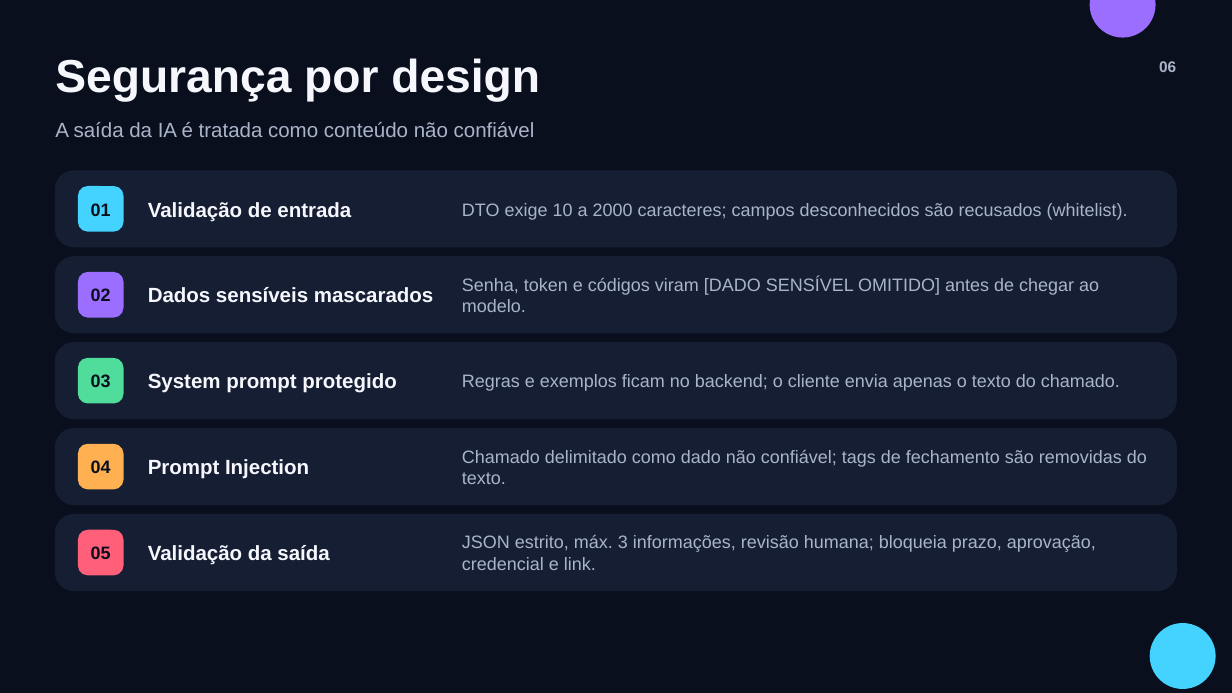
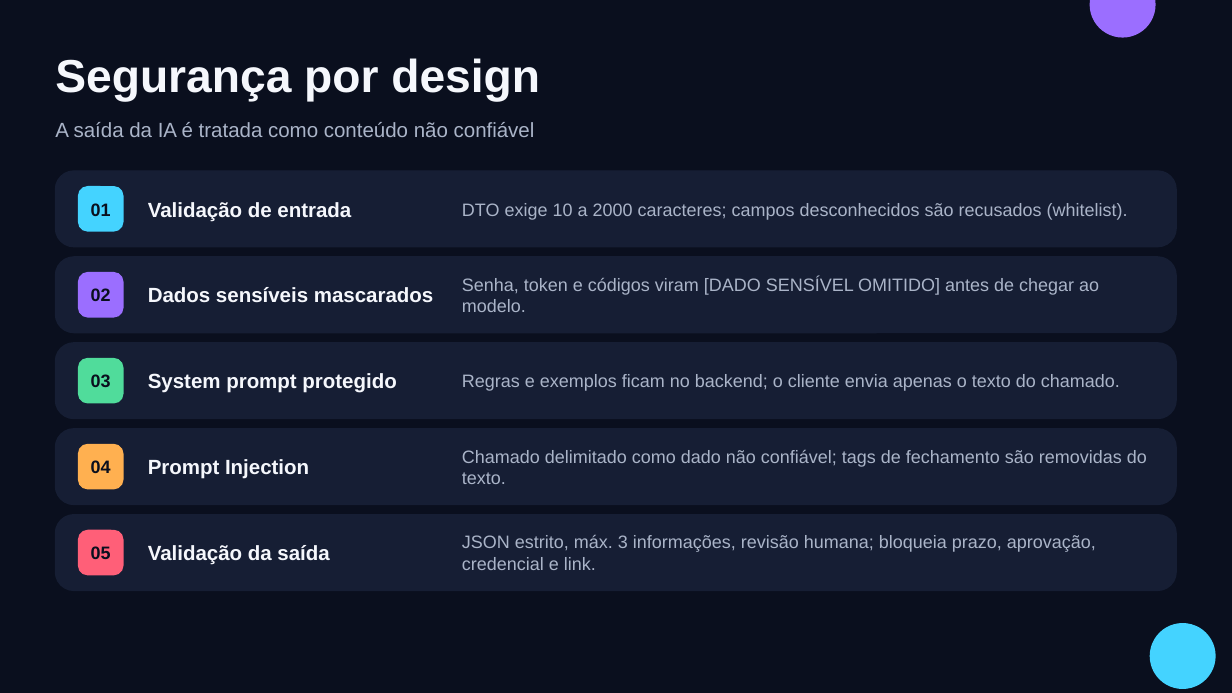
Before and after one commit to kaue0000/sugestoes-ollama-ia, a slide deck: slide 6 of slide_apresentacao_encontro_12_feature03.pptx. Drawn at 1232x693 pixels with LibreOffice and Linux fonts; fonts in the diff are those of the drawing. Boxes give left, top, right and bottom in pixels: in the first picture for what was removed or moved away, otherwise in the second. Text is boxed around its words. In the diff, an @@ line names an element or a change of style, - is before the commit and + after.

```diff
--- a/slide_apresentacao_encontro_12_feature03.pptx
+++ b/slide_apresentacao_encontro_12_feature03.pptx
@@ text removed at (1159, 61, 1176, 72) @@
-06
```
Also in this commit, not shown: 1 other slide changed, 2 other files.
